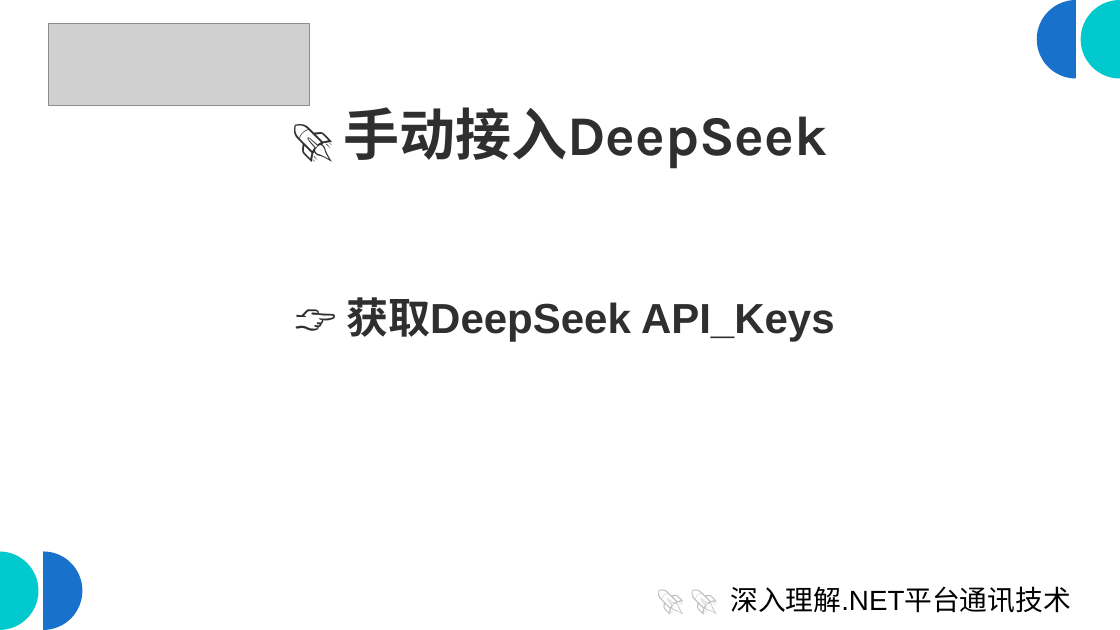
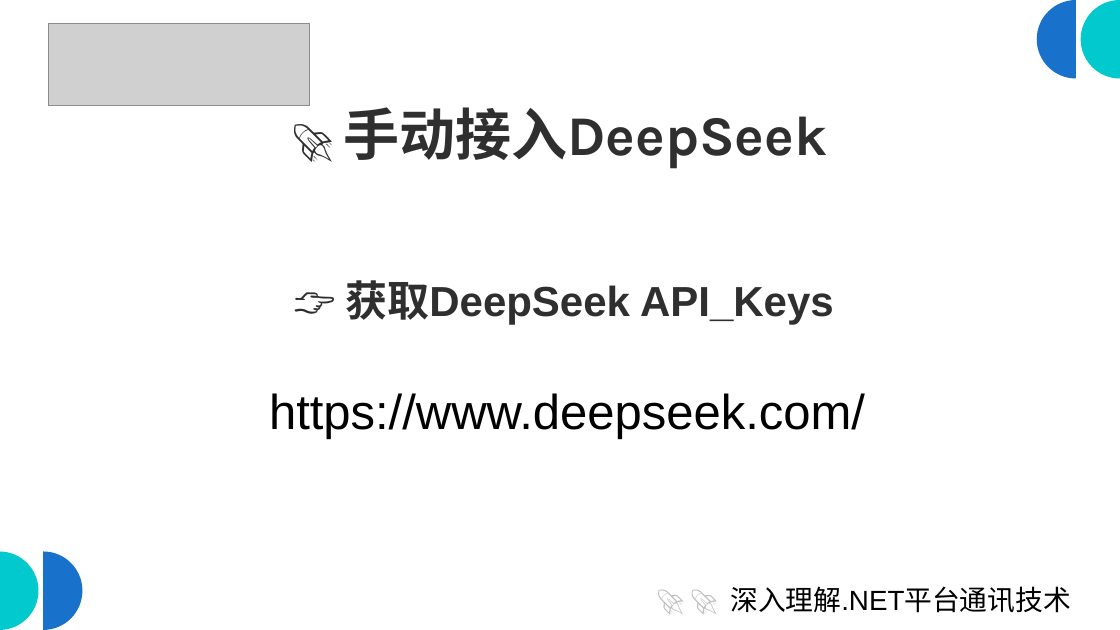
Before and after one commit to scottfly189/dotnet_net_course, a slide deck: slide 3 of src/4.DeepseekDemo/deep_seek.odp. Drawn at 1120x630 pixels with LibreOffice and Linux fonts; fonts in the diff are those of the drawing; grey boxes stand for pictures. Boxes give left, top, right and bottom in pixels: in the first picture for what was removed or moved away, otherwise in the second. Text is boxed around its words. In the diff, an @@ line names an element or a change of style, - is before the commit and + after.

```diff
--- a/src/4.DeepseekDemo/deep_seek.odp
+++ b/src/4.DeepseekDemo/deep_seek.odp
@@ text "👉 获取DeepSeek API_Keys": place and size @@
-text "👉 获取DeepSeek API_Keys" at (346, 297, 835, 342)
+text "👉 获取DeepSeek API_Keys" at (345, 280, 834, 324)
@@ text added at (269, 393, 865, 439), 42 pt, text #000000 @@
+https://www.deepseek.com/
```
Also in this commit, not shown: 5 other slides changed, 1 slide added, 2 slides removed, 6 other files.
